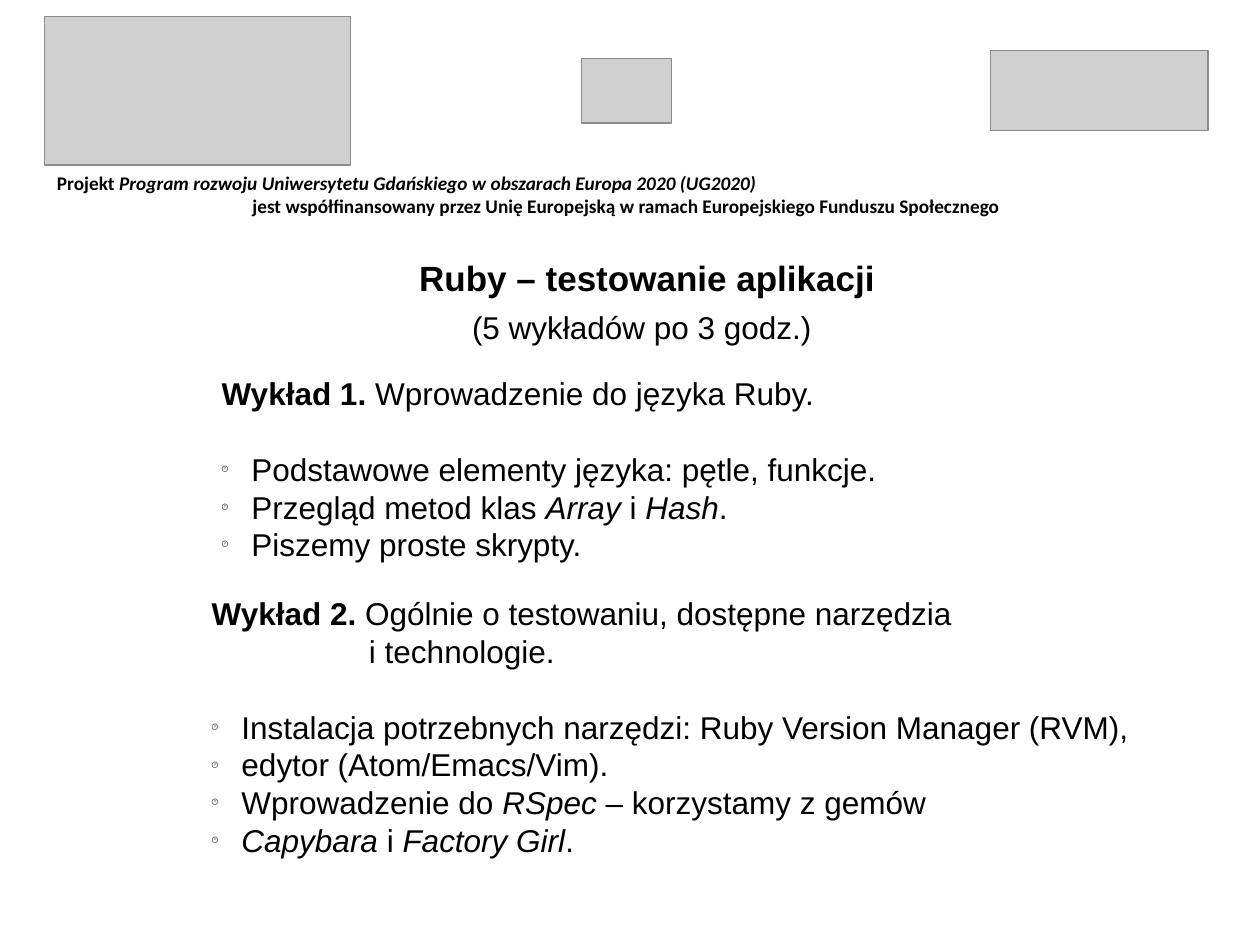
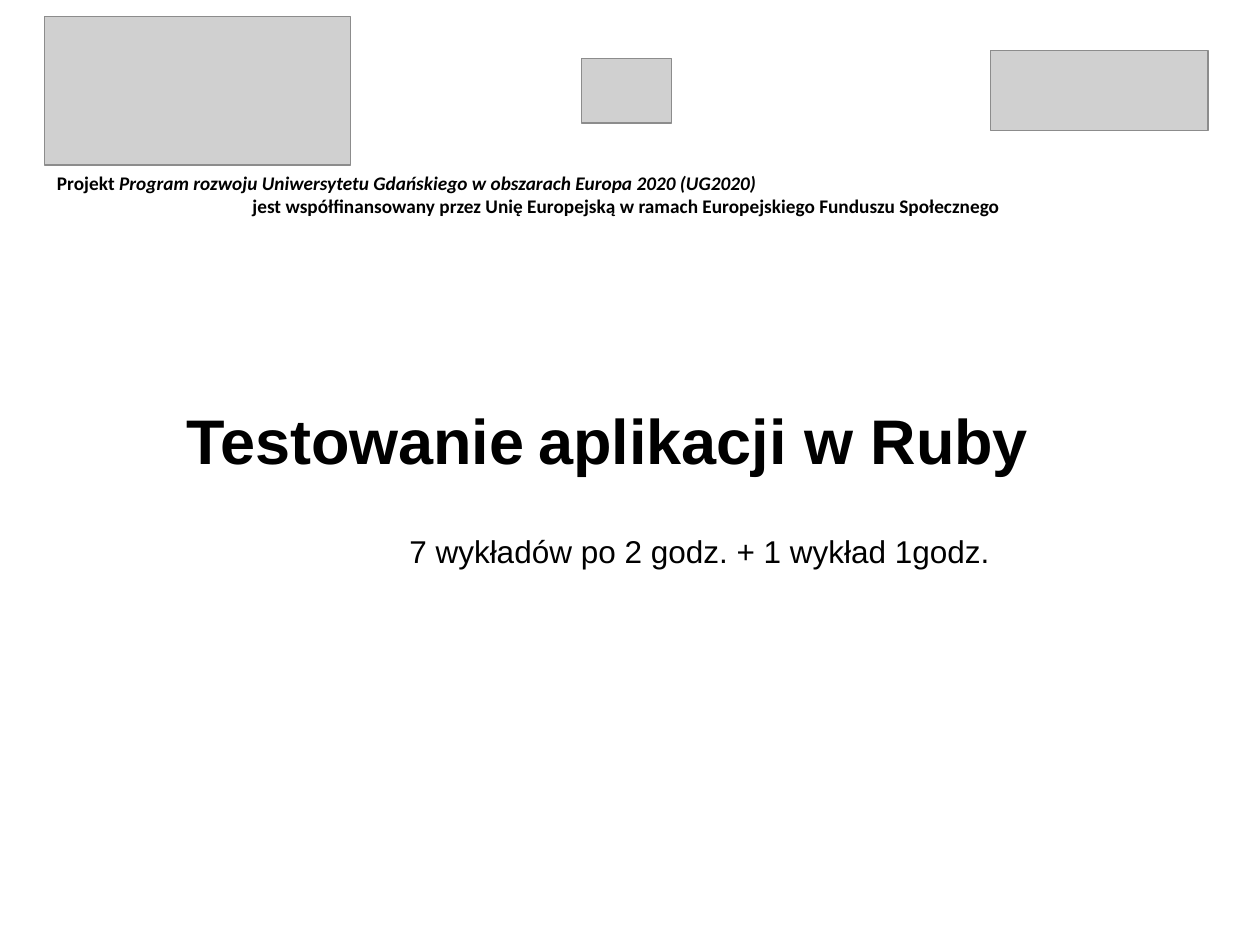
Before and after one commit to ljadanowski/syllabus-testowanie-aplikacji, a slide deck: slide 1 of todo/wyklady.pptx. Drawn at 1260x945 pixels with LibreOffice and Linux fonts; fonts in the diff are those of the drawing; grey boxes stand for pictures. Boxes give left, top, right and bottom in pixels: in the first picture for what was removed or moved away, otherwise in the second. Text is boxed around its words. In the diff, an @@ line names an element or a change of style, - is before the commit and + after.

```diff
--- a/todo/wyklady.pptx
+++ b/todo/wyklady.pptx
@@ text removed at box(472, 315, 812, 345) @@
-(5 wykładów po 3 godz.)
@@ text removed at box(222, 382, 876, 562) @@
-Wykład 1. Wprowadzenie do języka Ruby.
-🕐 Podstawowe elementy języka: pętle, funkcje.
-🕐 Przegląd metod klas Array i Hash.
-🕐 Piszemy proste skrypty.
@@ text at box(186, 418, 1028, 475): text changed; size 20 to 36 pt @@
-Ruby – testowanie aplikacji
+Testowanie aplikacji w Ruby
@@ text added at box(409, 539, 990, 569), 18 pt, text #000000 @@
+7 wykładów po 2 godz. + 1 wykład 1godz.
@@ text removed at box(212, 601, 1128, 858) @@
-Wykład 2. Ogólnie o testowaniu, dostępne narzędzia
-i technologie.
-🕐 Instalacja potrzebnych narzędzi: Ruby Version Manager (RVM),
-🕐 edytor (Atom/Emacs/Vim).
-🕐 Wprowadzenie do RSpec – korzystamy z gemów
-🕐 Capybara i Factory Girl.
```
Also in this commit, not shown: 3 other slides changed, 2 slides added, 1 slide removed, 1 other file.
